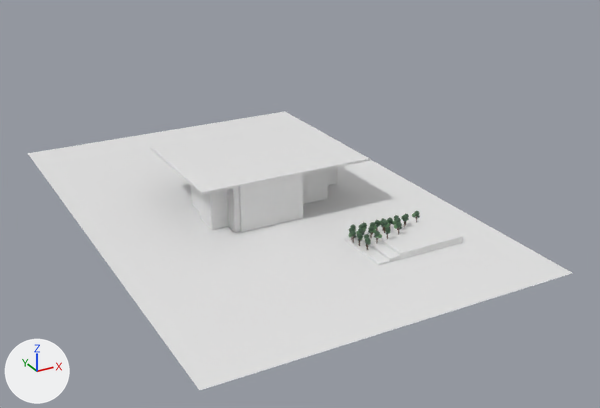
The Blender file Blender/10 freelancerHouse.blend as it was, and as the next commit left it.
One viewpoint serves both versions: a camera (50 mm lens) standing at (-293.0, -613.0, 296.0) and looking at (24.0, -37.0, 8.0). Arrows for +X, +Y and +Z are at lower left; the lights stay in place. The picture after the commit comes second.
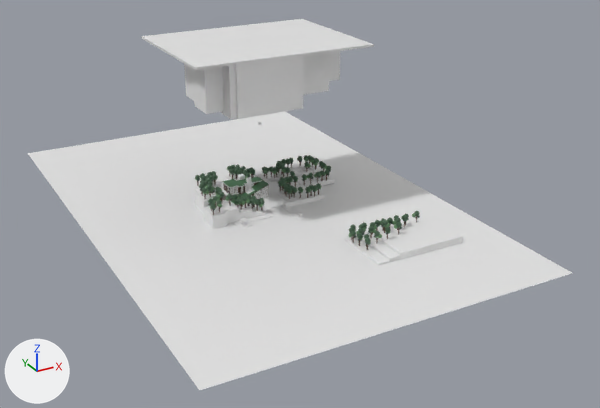
Pixel boxes [x1, y1, x2, y2] of what changed, in the pictures (600 x 408 px):
'Cube.878', moved
    before: [150, 121, 370, 195]
    after: [141, 19, 374, 70]
'Cube.873', moved
    before: [239, 175, 301, 232]
    after: [235, 56, 301, 119]
'Cube.871', moved
    before: [303, 170, 326, 204]
    after: [303, 53, 328, 95]
'Cube.879', moved
    before: [209, 190, 228, 230]
    after: [203, 67, 224, 114]
'Cube.874', moved
    before: [227, 187, 240, 233]
    after: [221, 65, 237, 119]
'Cube.849', moved
    before: [200, 193, 211, 229]
    after: [194, 69, 205, 113]
'Cube.869', moved (mostly hidden)
    before: [328, 168, 336, 185]
    after: [329, 51, 338, 81]
'Cube.854', moved (mostly hidden)
    before: [192, 186, 200, 212]
    after: [185, 64, 194, 101]
'Cube.872', moved
    before: [301, 174, 303, 219]
    after: [301, 56, 303, 109]
'Cube.870', moved (mostly hidden)
    before: [326, 169, 328, 199]
    after: [327, 52, 330, 91]
'Cube.868', moved (mostly hidden)
    before: [336, 167, 338, 184]
    after: [338, 51, 340, 80]
'Cube.850', moved (mostly hidden)
    before: [199, 193, 201, 217]
    after: [193, 69, 196, 107]
'Cube.855', moved (mostly hidden)
    before: [191, 185, 193, 206]
    after: [184, 64, 187, 96]

Diff of the bpy script that builds the scene:
```diff
--- a/Blender/10 freelancerHouse.blend.py
+++ b/Blender/10 freelancerHouse.blend.py
@@ ob_wallinvisible @@
 ob_wallinvisible = bpy.data.objects.new('WallInvisible', me_cube_851)
-ob_wallinvisible.location = (9.0, 9.0, -30.0)
+ob_wallinvisible.location = (9.0, 9.0, 70.0)
```
